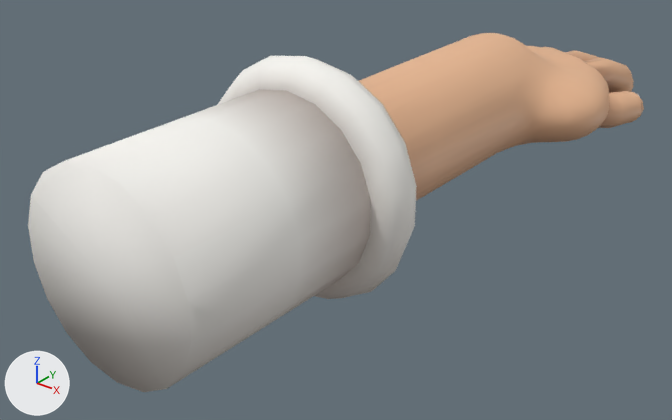
Before and after pictures for a commit that changed the glTF model assets/models/fp-hand-left.gltf.
One viewpoint serves both versions: a 50 mm lens placed at (0.325, -0.749, 0.233), pointed at (-0.027, -0.308, -0.04). The lights are fixed; the arrows at lower left show +X, +Y and +Z. The picture after the commit comes second. Vertices at exactly the same position are counted once.

Names of what the first picture shows: 'model'.
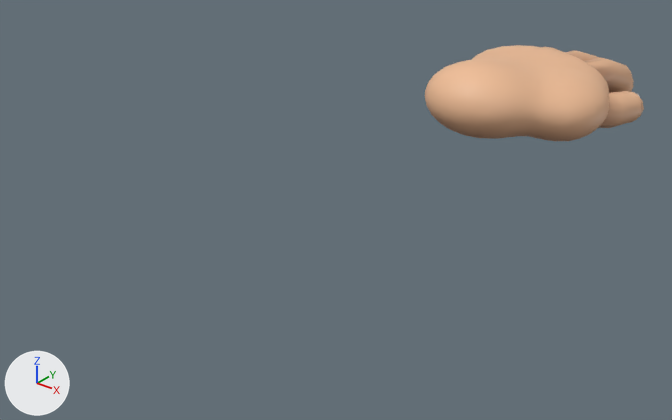
Diff of the bpy script that builds the scene:
```diff
--- a/assets/models/fp-hand-left.gltf.py
+++ b/assets/models/fp-hand-left.gltf.py
@@ me_model @@
 # used by ob_model
-me_model.from_pydata(...)  # 1977 vertices, 3768 faces; spans x -0.079..0.082, y -0.515..0.004, z -0.068..0.084
+me_model.from_pydata(...)  # 1368 vertices, 2576 faces; spans x -0.058..0.082, y -0.202..0.004, z -0.027..0.032
+# me_model part 1: the loose piece of 150 vertices spanning x -0.079..0.071, y -0.381..-0.349, z -0.068..0.084 is deleted
+# me_model part 2: the loose piece of 56 vertices spanning x -0.063..0.055, y -0.515..-0.365, z -0.052..0.068 is deleted
+# me_model part 3: 25 vertices moved from x -0.058..0.07, y -0.169..-0.079, z -0.025..0.03 to x -0.054..0.068, y -0.158..-0.077, z -0.025..0.023; 674 vertices removed from x -0.058..0.074, y -0.428..-0.053, z -0.036..0.051; 366 vertices added at x -0.058..0.074, y -0.202..-0.052, z -0.027..0.032
+# other edits to the shape of me_model do not show in these pictures
 me_model.materials.append(mat_skin)
 me_model.materials.append(mat_nail)
-me_model.materials.append(mat_chef_whites)
-me_model.materials.append(mat_cuff_piping)
```

Location of each change, (x1, y1, x2, y2) in pixels of the pictures (672 x 420 px; the box of a moved part takes in the faces that stretch with it):
'model', reshaped (64% narrower, 73% shorter)
    before: (28, 33, 644, 392)
    after: (425, 45, 644, 141)
part 1 of me_model, deleted
    before: (217, 56, 417, 299)
part 2 of me_model, deleted
    before: (28, 89, 371, 392)
part 3 of me_model, moved or reshaped
    before: (359, 33, 609, 201)
    after: (425, 45, 609, 141)
